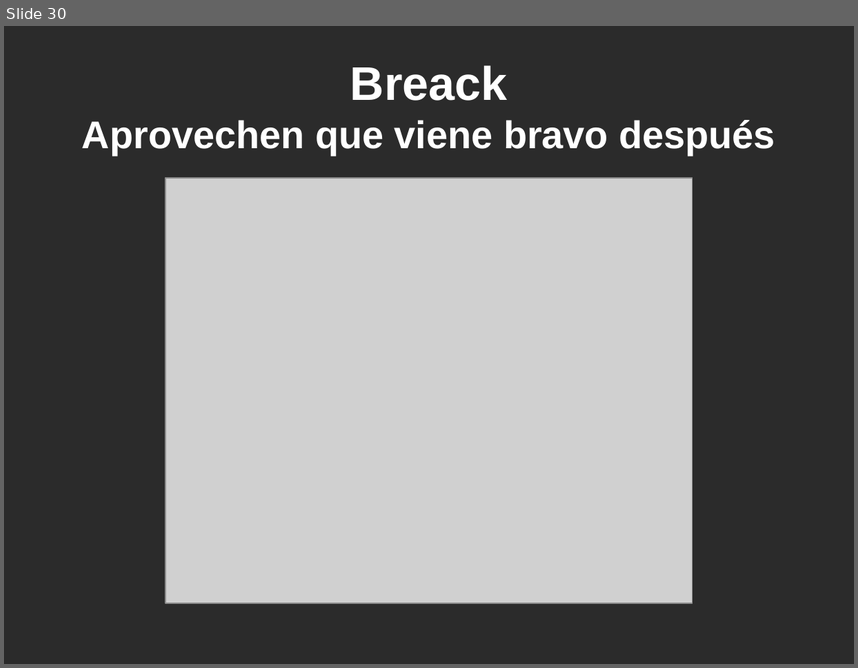
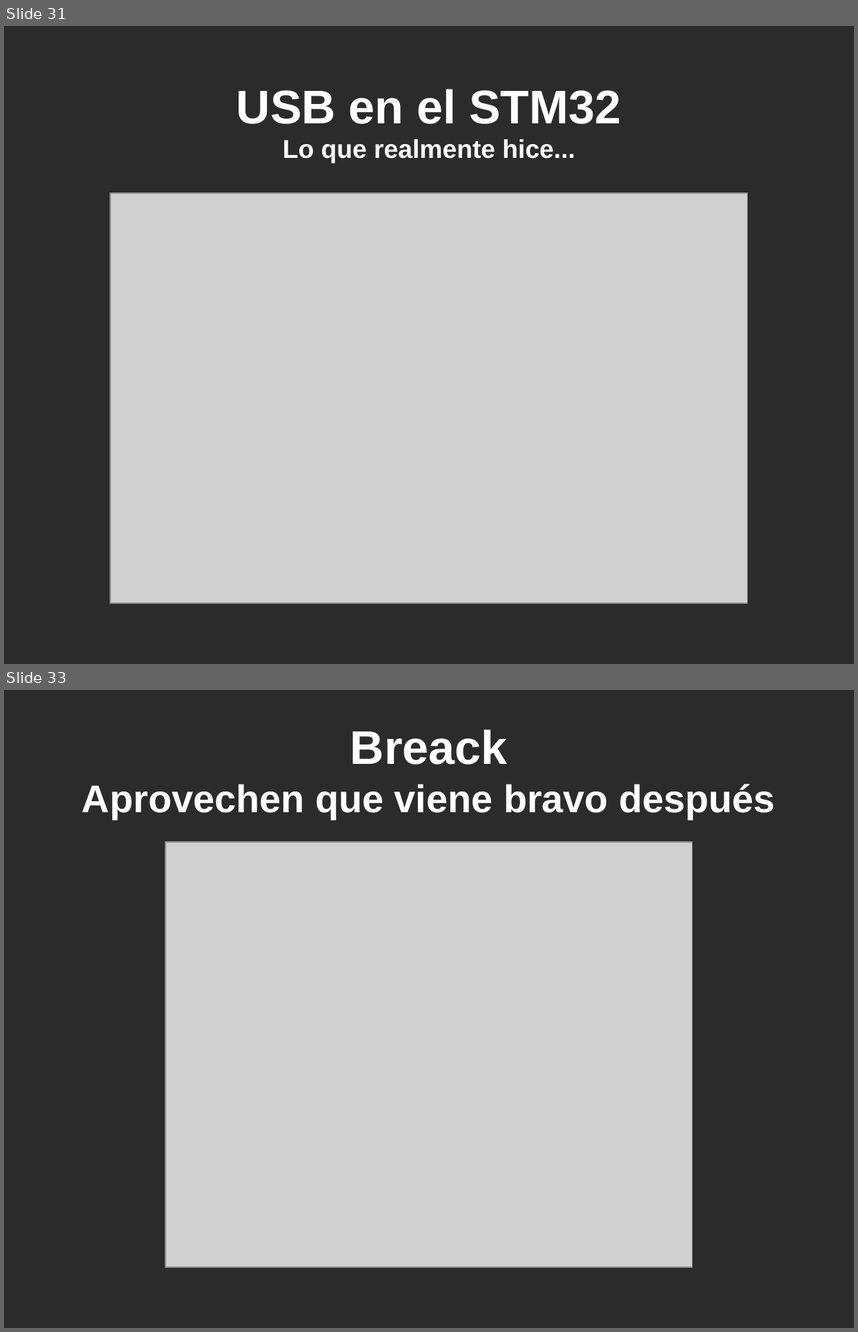
Before and after one commit to martinribelotta/curso_cm3_2011_docs, a slide deck: Curso Cortex M3 UTN Dia2.odp. Shown one above the other, each under a label of ours: slide 30 before the commit, slides 31 and 33 after it; the slides between them are not shown. The pictures are 858x668 and 858x1332 pixels, drawn with LibreOffice and Linux fonts; fonts in the diff are those of the drawing; grey boxes stand for pictures; background and template pictures are left out; a plain dark background stands for a picture behind light text. Boxes give left, top, right and bottom in pixels: in the first picture for what was removed or moved away, otherwise in the second. Text is boxed around its words. In the diff, an @@ line names an element or a change of style, - is before the commit and + after.

Commit message:
Mas del dia 2

```diff
--- a/Curso Cortex M3 UTN Dia2.odp
+++ b/Curso Cortex M3 UTN Dia2.odp
@@ slide 31 added at <box>4,26,854,664</box>, background picture (left out) @@
@@ title added at <box>237,89,621,124</box>, 44 pt, text #FFFFFF, bold @@
+USB en el STM32
@@ title added at <box>283,139,575,163</box>, 24 pt, text #FFFFFF, bold @@
+Lo que realmente hice...
@@ picture added at <box>110,194,749,603</box> @@
@@ what was slide 30 is now slide 33 @@
```
Also in this commit, not shown: 2 other slides added.
